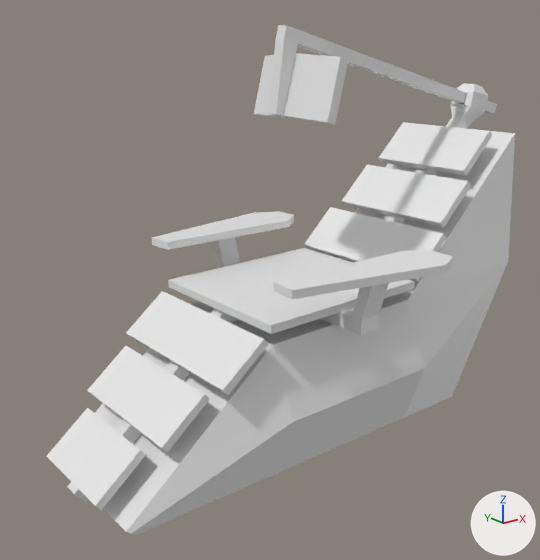
Two versions of the FBX model SloJam2/Assets/Meshs/chair.fbx, one commit apart.
Before and after are seen from a camera (50 mm lens) standing at (-1.606, -1.782, 1.336) and looking at (-0.139, 0.051, 0.603). The axes (+X, +Y, +Z) are drawn at lower right. The lights are the same throughout. Where no turn or scale is listed for an object, it has been applied to the vertices.
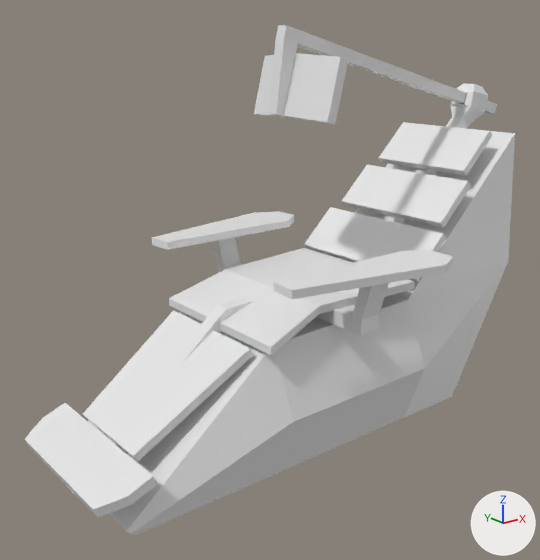
Pixel boxes [x1, y1, x2, y2] of what changed, in the pictures (540 x 560 px):
'Cube.002', reshaped, moved, turned, rescaled: before [126, 291, 268, 396]; after [83, 310, 254, 461]
'Cube.001', reshaped (24% taller): before [168, 248, 415, 334]; after [169, 248, 415, 355]
'Cube.004', reshaped, moved, turned, rescaled: before [47, 408, 146, 510]; after [25, 403, 157, 517]
'Cube.003', deleted: before [87, 346, 210, 452]

The change in detail:
me_cube_005 is used by ob_cube_004; location (-0.819, 0.0, 0.226); rotation (0.0, -0.679, 0.0), in degrees (0, -39, 0); scale (0.0908, 0.16, 0.0128).
me_cube_005 had 8 vertices, 6 faces and spanned x -1.0..1.0, y -1.0..1.0, z -1.0..1.0.
me_cube_005 now has 12 vertices, 10 faces and spans x -1.0..1.0, y -1.18..1.18, z -1.0..1.0.
Part 3, on me_cube_005:
4 faces are deleted.
4 vertices move from x 1.0, y -1.0..1.0, z -1.0..1.0 to x 1.0, y -1.18..1.18, z -1.0..1.0.
4 vertices are added at (0.0, 1.18, -1.0), (0.0, 1.18, 1.0), (0.0, -1.18, -1.0), (0.0, -1.18, 1.0).
8 new faces join them.
me_cube_002 is used by ob_cube_001; location (-0.096, 0.0, 0.592).
me_cube_002 had 8 vertices, 6 faces and spanned x -0.297..0.297, y -0.271..0.271, z -0.018..0.018.
me_cube_002 now has 12 vertices, 10 faces and spans x -0.297..0.297, y -0.271..0.271, z -0.083..0.018.
Part 2, on me_cube_002:
4 faces are deleted.
4 vertices in x -0.297, y -0.271..0.271, z -0.018..0.008 move by (0.0, 0.0, -0.065).
4 vertices are added at (-0.089, 0.241, -0.014), (-0.089, 0.241, 0.011), (-0.089, -0.241, -0.014), (-0.089, -0.241, 0.011).
8 new faces join them.
me_cube_003 has 8 vertices, 6 faces and spans x -1.0..1.0, y -1.0..1.0, z -1.0..1.0.
me_cube_003 is used by ob_cube_002; location (-0.48, 0.0, 0.499); rotation (0.0, -0.677, 0.0), in degrees (0, -39, 0); scale (0.0908, 0.271, 0.0128).
Part 1, on me_cube_003:
Vertex 0 of me_cube_003 moves from (-1.0, -1.0, -1.0) at pixel (227, 395) to (-1.22, -0.57, -1.17) at pixel (138, 461).
Vertex 1 of me_cube_003 moves from (-1.0, -1.0, 1.0) at pixel (222, 390) to (-1.21, -0.57, 0.0) at pixel (132, 456).
Vertex 2 of me_cube_003 moves from (-1.0, 1.0, -1.0) at pixel (130, 337) to (-1.22, 0.57, -1.17) at pixel (87, 418).
Vertex 3 of me_cube_003 moves from (-1.0, 1.0, 1.0) at pixel (125, 333) to (-1.21, 0.57, 0.0) at pixel (82, 413).
Vertex 4 of me_cube_003 moves from (1.0, -1.0, -1.0) at pixel (268, 344) to (1.08, -0.76, -3.3) at pixel (254, 354).
Vertex 5 of me_cube_003 moves from (1.0, -1.0, 1.0) at pixel (264, 338) to (1.09, -0.76, -2.13) at pixel (250, 348).
Vertex 6 of me_cube_003 moves from (1.0, 1.0, -1.0) to (1.08, 0.76, -3.3).
Vertex 7 of me_cube_003 moves from (1.0, 1.0, 1.0) at pixel (162, 290) to (1.09, 0.76, -2.13) at pixel (173, 310).
Object 'Cube.003' (ob_cube_003) is deleted.
Object 'Cube.004' (ob_cube_004) moves from (-0.819, 0.0, 0.226) to (-0.853, 0.0, 0.233).
Object 'Cube.004' (ob_cube_004) turns from (0, -39, 0) to (0, -20, 0) degrees about x, y and z.
Object 'Cube.004' (ob_cube_004) is rescaled from (0.0908, 0.16, 0.0128) to (0.0808, 0.228, 0.0151).
Object 'Cube.002' (ob_cube_002) moves from (-0.48, 0.0, 0.499) to (-0.604, 0.0, 0.424).
Object 'Cube.002' (ob_cube_002) turns from (0, -39, 0) to (0, -40, 0) degrees about x, y and z.
Object 'Cube.002' (ob_cube_002) is rescaled from (0.0908, 0.271, 0.0128) to (0.186, 0.271, 0.0224).
